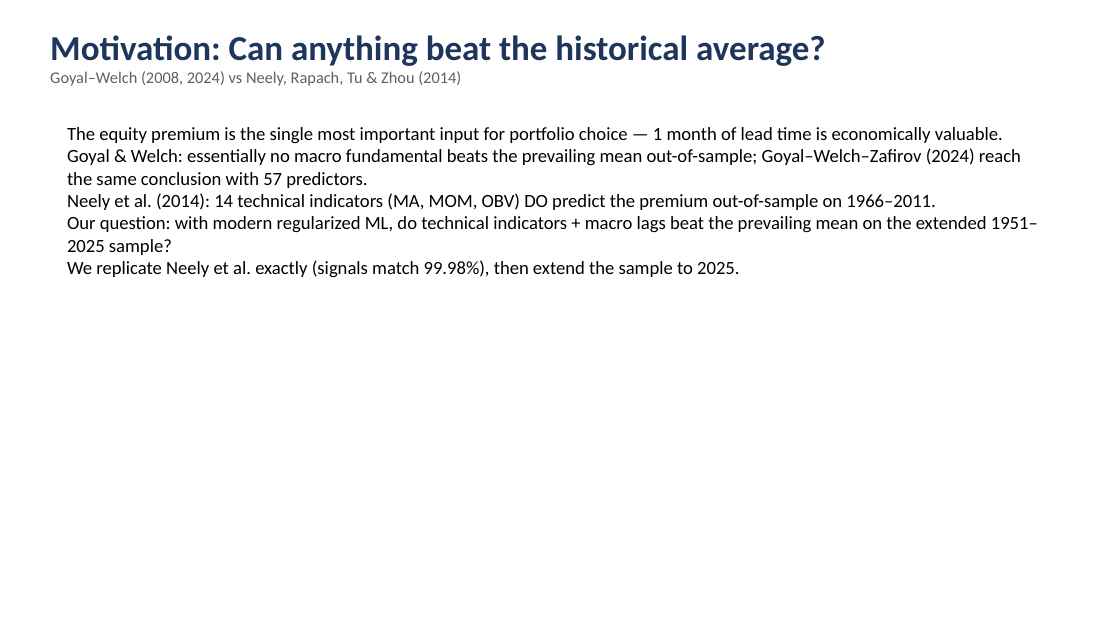
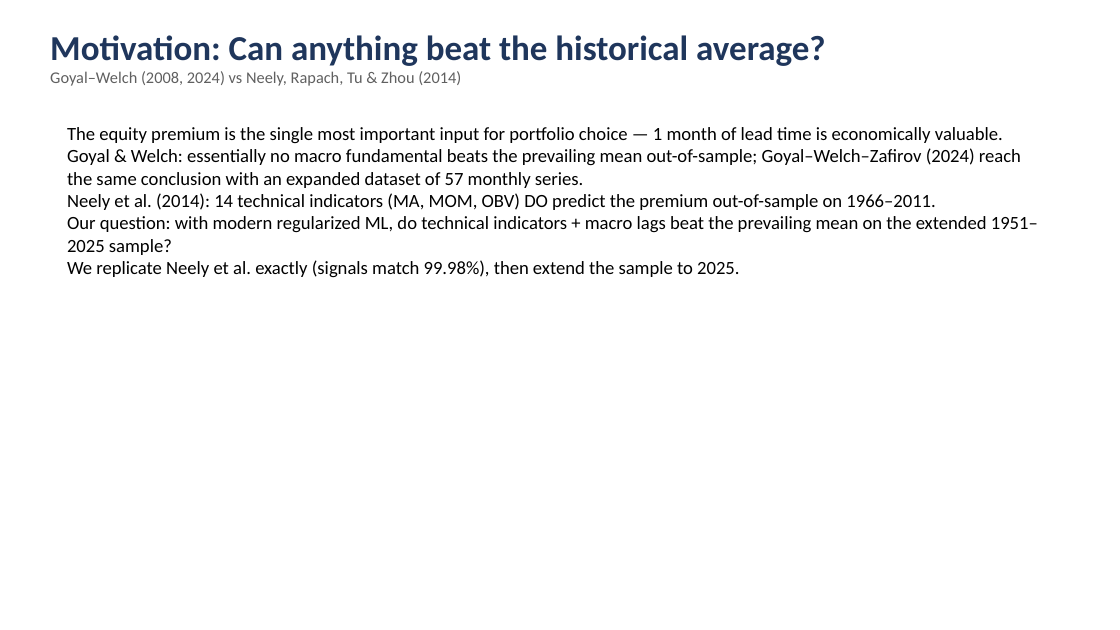
Before and after one commit to sasssyboujee/ec4308-equity-premium, a slide deck: slide 2 of deck/EC4308_Presentation.pptx. Drawn at 1120x630 pixels with LibreOffice and Linux fonts; fonts in the diff are those of the drawing. Boxes give left, top, right and bottom in pixels: in the first picture for what was removed or moved away, otherwise in the second. Text is boxed around its words. In the diff, an @@ line names an element or a change of style, - is before the commit and + after.

Commit message:
Deck audit fixes applied: PM hit rate 60%, 57 monthly series wording, figure4 generated by R/13 pipeline; deck+zip rebuilt

```diff
--- a/deck/EC4308_Presentation.pptx
+++ b/deck/EC4308_Presentation.pptx
@@ text at box(67, 148, 1021, 188): text changed @@
-Goyal & Welch: essentially no macro fundamental beats the prevailing mean out-of-sample; Goyal–Welch–Zafirov (2024) reach the same conclusion with 57 predictors.
+Goyal & Welch: essentially no macro fundamental beats the prevailing mean out-of-sample; Goyal–Welch–Zafirov (2024) reach the same conclusion with an expanded dataset of 57 monthly series.
```
Also in this commit, not shown: 1 other slide changed, 4 other files.
